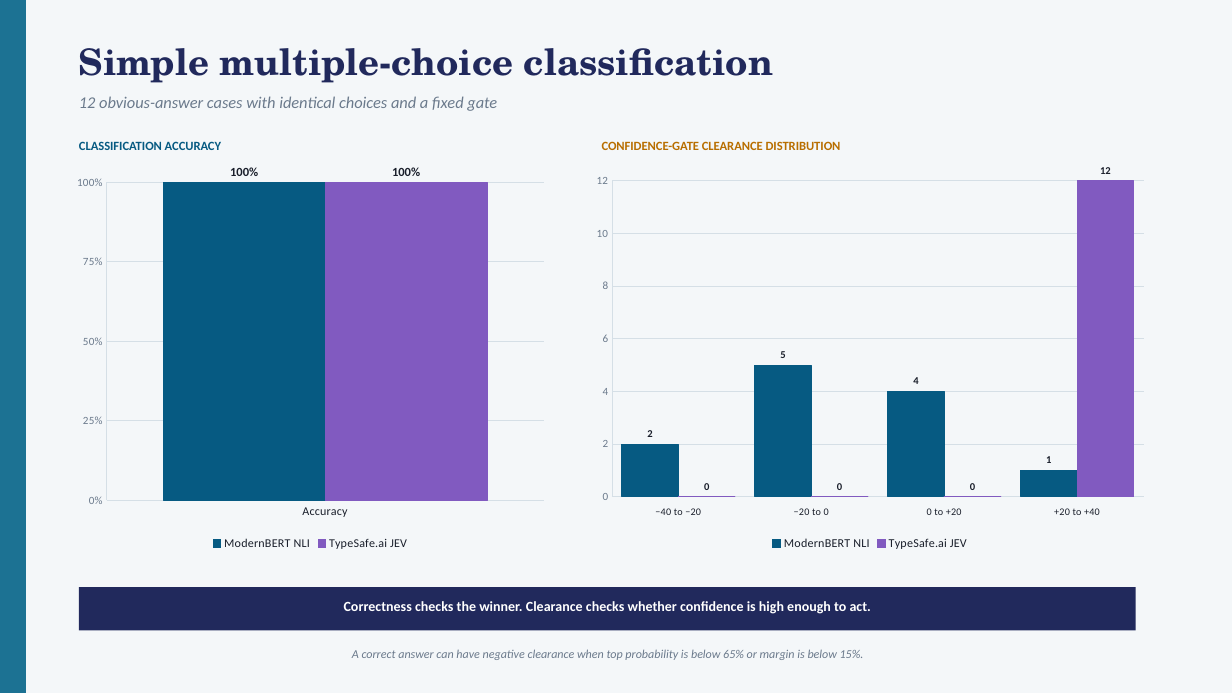
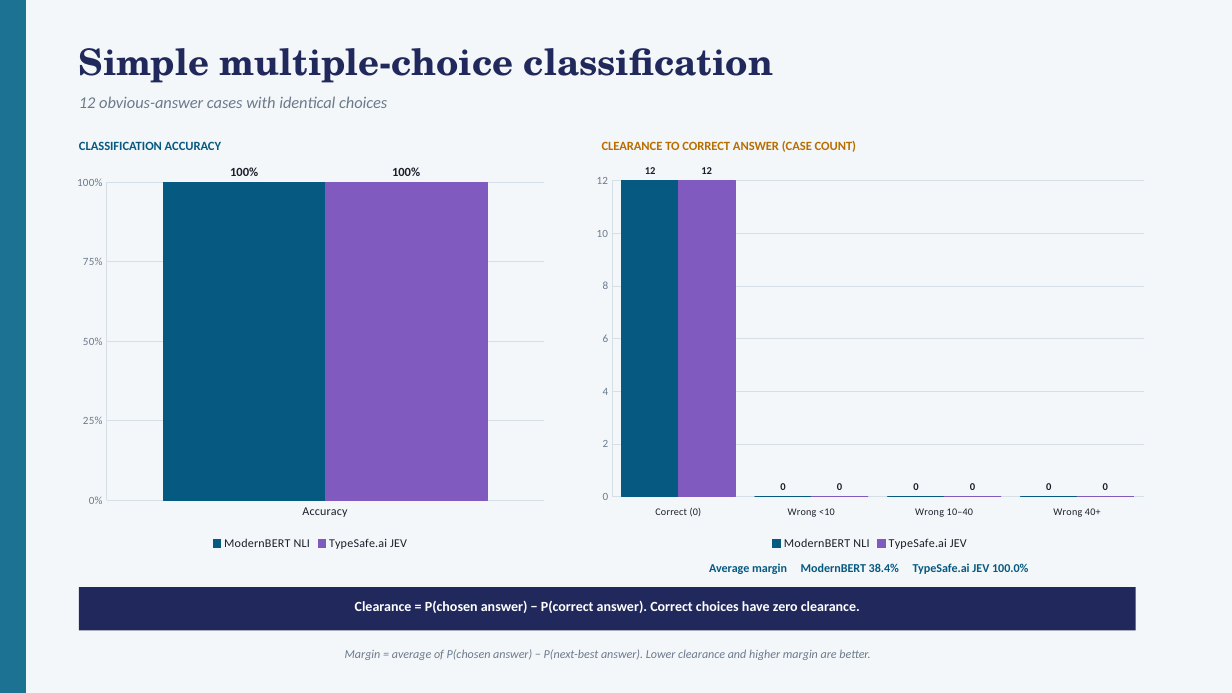
Before and after one commit to maustin10/OpenSystem1-classifier, a slide deck: slide 2 of results/Smoke-Test-Comparison-System1-vs-ModernBERT-clearance-distributions.pptx. Drawn at 1232x693 pixels with LibreOffice and Linux fonts; fonts in the diff are those of the drawing. Boxes give left, top, right and bottom in pixels: in the first picture for what was removed or moved away, otherwise in the second. Text is boxed around its words. In the diff, an @@ line names an element or a change of style, - is before the commit and + after.

Commit message:
Redefine clearance and document JEV claims

```diff
--- a/results/Smoke-Test-Comparison-System1-vs-ModernBERT-clearance-distributions.pptx
+++ b/results/Smoke-Test-Comparison-System1-vs-ModernBERT-clearance-distributions.pptx
@@ text at (79, 96, 387, 108): text changed @@
-12 obvious-answer cases with identical choices and a fixed gate
+12 obvious-answer cases with identical choices
@@ text at (602, 141, 856, 152): text changed @@
-CONFIDENCE-GATE CLEARANCE DISTRIBUTION
+CLEARANCE TO CORRECT ANSWER (CASE COUNT)
@@ column chart at (585, 165, 1155, 555) @@
-categories: −40 to −20, −20 to 0, 0 to +20, +20 to +40
+categories: Correct (0), Wrong <10, Wrong 10–40, Wrong 40+
-ModernBERT NLI: 2, 5, 4, 1
+ModernBERT NLI: 12, 0, 0, 0
-TypeSafe.ai JEV: 0, 0, 0, 12
+TypeSafe.ai JEV: 12, 0, 0, 0
@@ text added at (709, 563, 1028, 574), 9.4 pt, text #065A82, bold @@
+Average margin ModernBERT 38.4% TypeSafe.ai JEV 100.0%
@@ text at (355, 601, 860, 613): text changed @@
-Correctness checks the winner. Clearance checks whether confidence is high enough to act.
+Clearance = P(chosen answer) − P(correct answer). Correct choices have zero clearance.
@@ text at (345, 649, 870, 660): text changed @@
-A correct answer can have negative clearance when top probability is below 65% or margin is below 15%.
+Margin = average of P(chosen answer) − P(next-best answer). Lower clearance and higher margin are better.
```
Also in this commit, not shown: 19 other slides changed, 4 other files.
